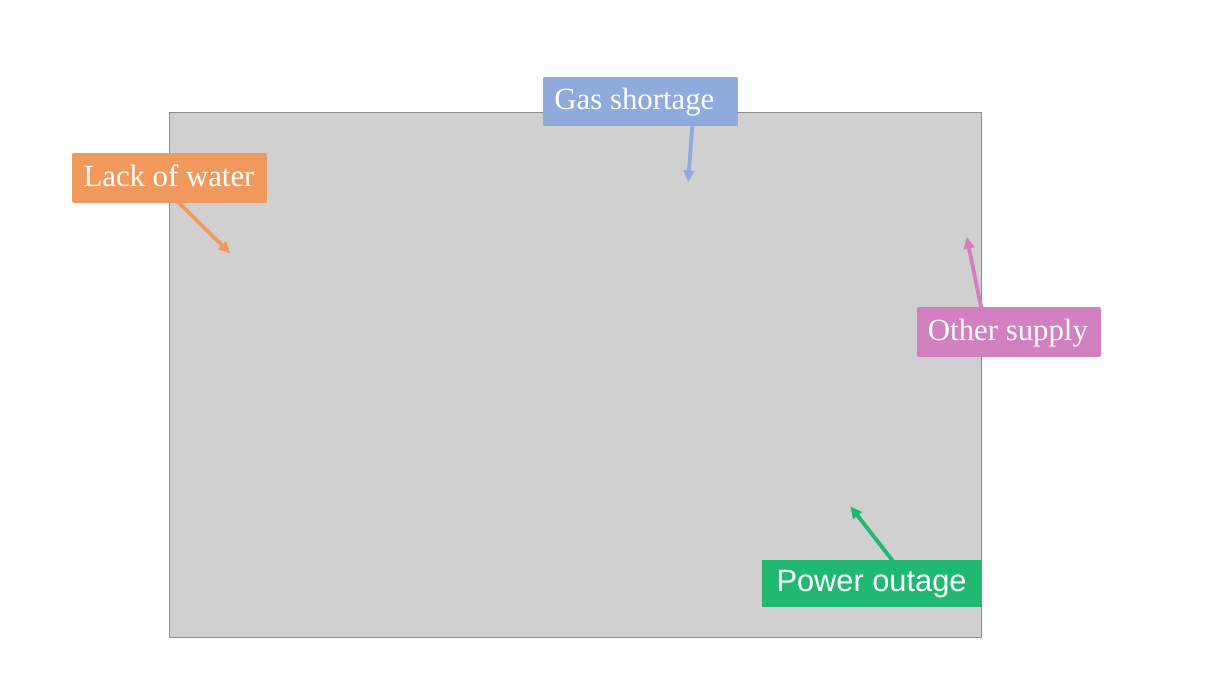
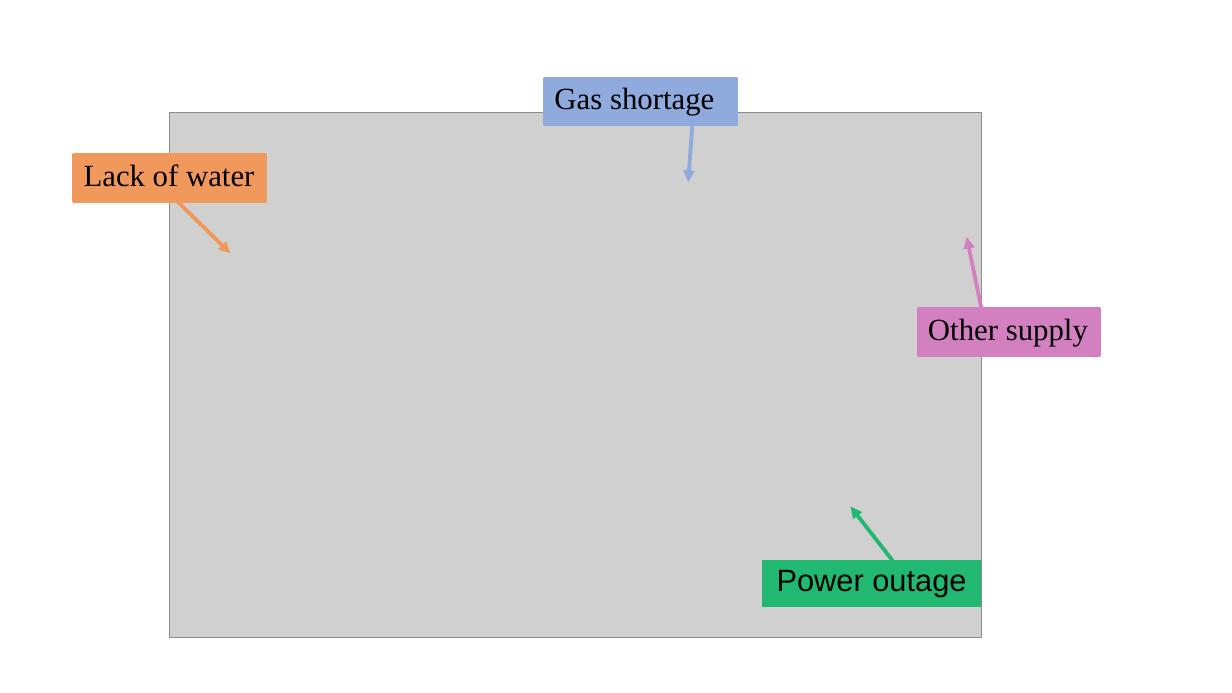
Before and after one commit to fangjin/PNAS-climate, a slide deck: slide 9 of figures/source-code-plot/timeseries-frame.pptx. Drawn at 1232x693 pixels with LibreOffice and Linux fonts; fonts in the diff are those of the drawing; grey boxes stand for pictures. Boxes give left, top, right and bottom in pixels: in the first picture for what was removed or moved away, otherwise in the second. Text is boxed around its words. In the diff, an @@ line names an element or a change of style, - is before the commit and + after.

```diff
--- a/figures/source-code-plot/timeseries-frame.pptx
+++ b/figures/source-code-plot/timeseries-frame.pptx
@@ text colour #FFFFFF to #000000 in 4 elements at (74, 155, 265, 201), (545, 79, 737, 125), (919, 309, 1099, 355), (762, 561, 981, 607) @@
```
Also in this commit, not shown: 53 other files.
